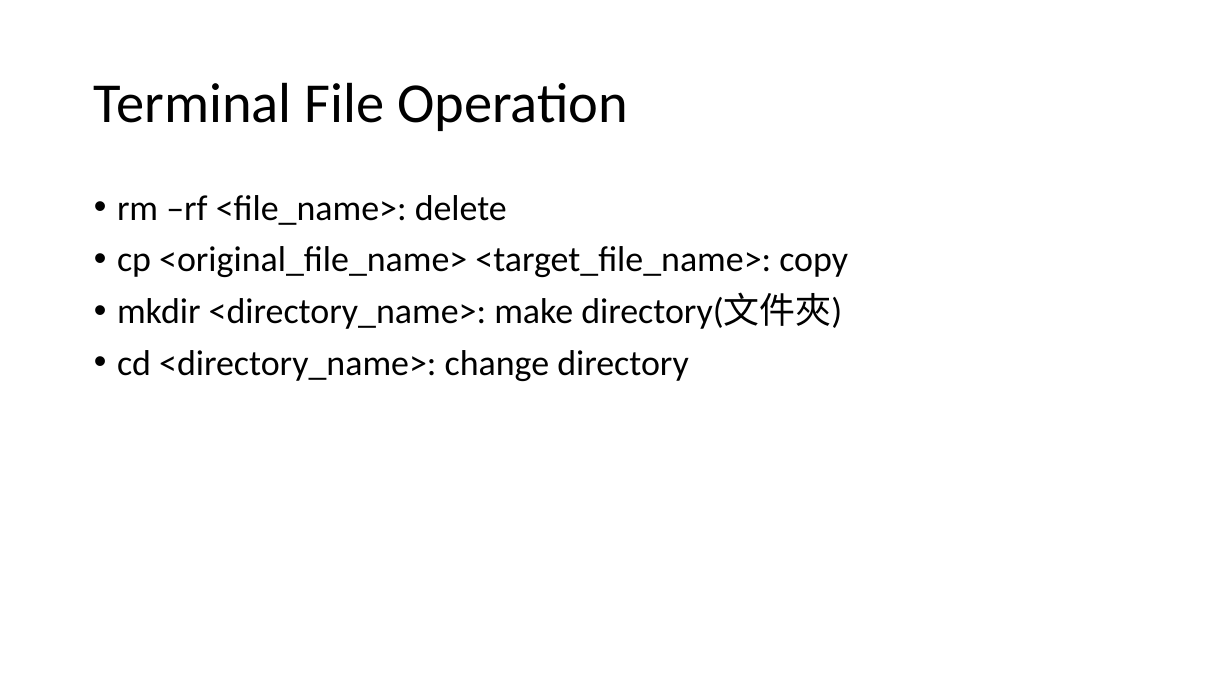
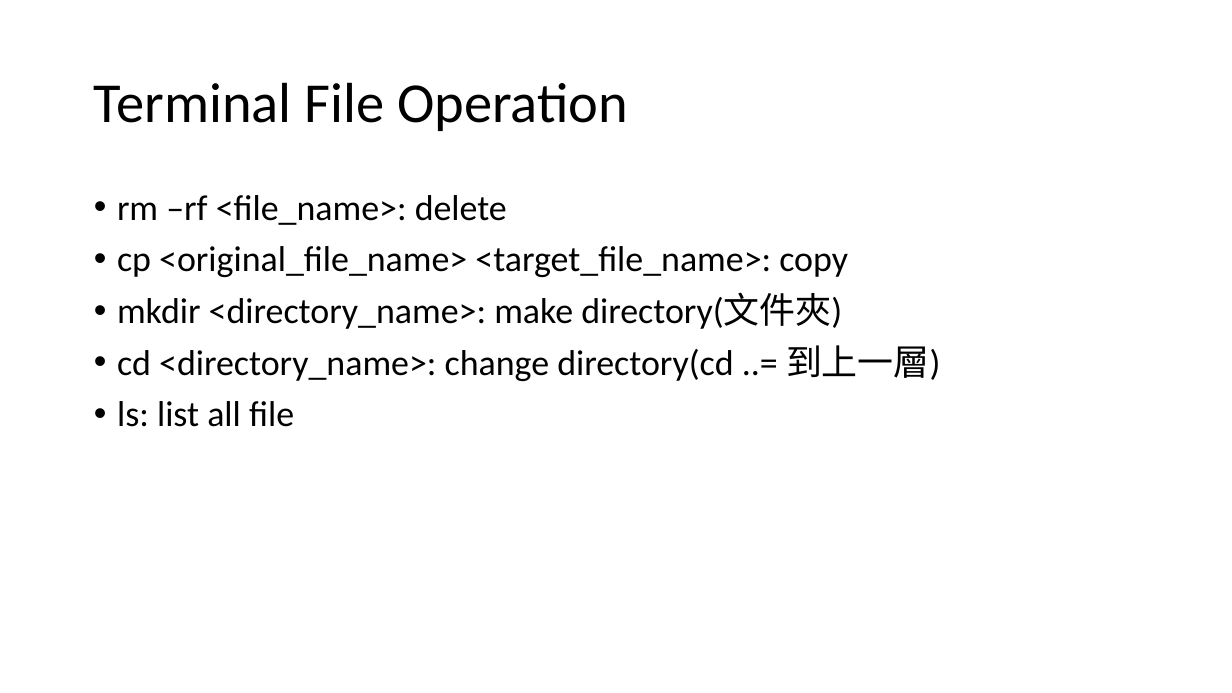
Before and after one commit to GoatWang/pythonTutorial, a slide deck: slide 5 of Python_2_20170927.pptx. Drawn at 1232x693 pixels with LibreOffice and Linux fonts; fonts in the diff are those of the drawing. Boxes give left, top, right and bottom in pixels: in the first picture for what was removed or moved away, otherwise in the second. Text is boxed around its words. In the diff, an @@ line names an element or a change of style, - is before the commit and + after.

```diff
--- a/Python_2_20170927.pptx
+++ b/Python_2_20170927.pptx
@@ text at box(117, 345, 940, 427): text changed @@
-• cd <directory_name>: change directory
+• cd <directory_name>: change directory(cd ..= 到上一層)
+• ls: list all file
```
Also in this commit, not shown: 2 other slides changed, 3 other files.
